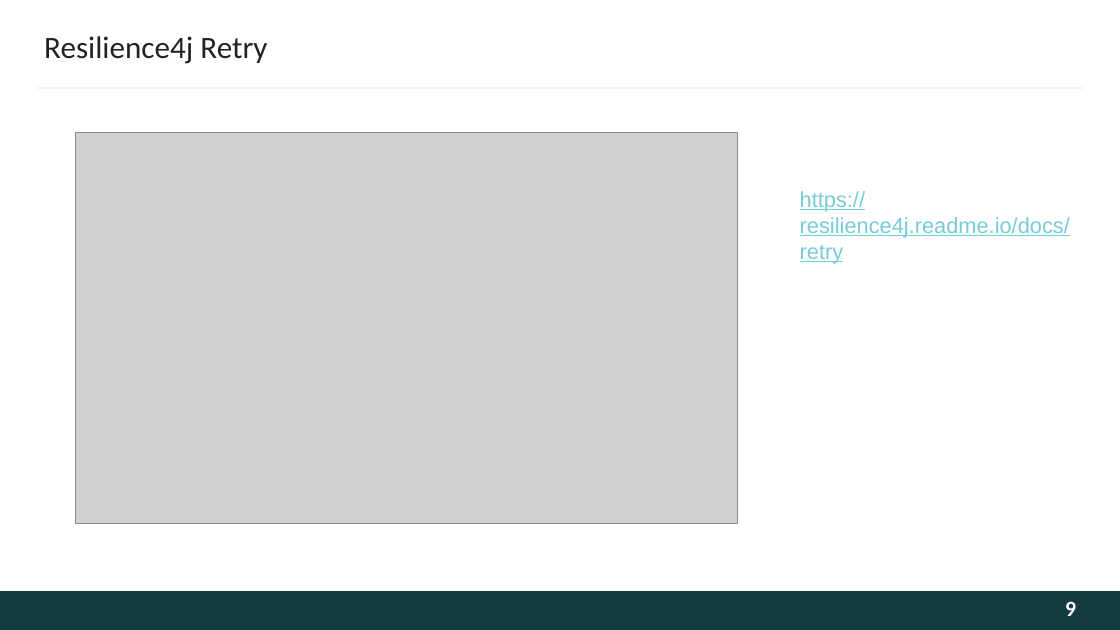
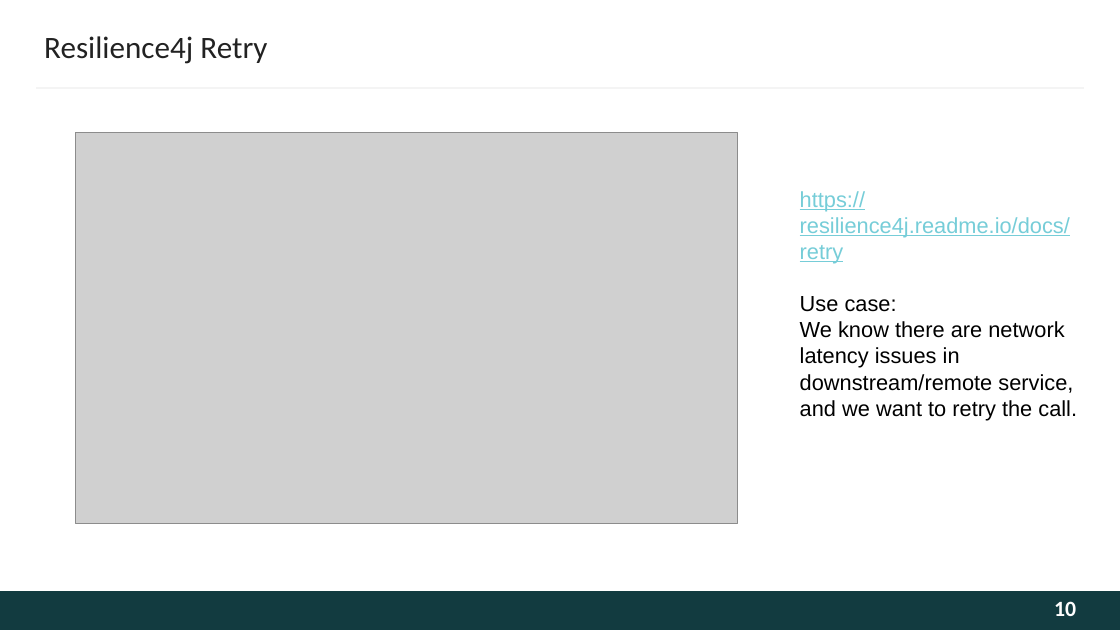
Before and after one commit to rupeshpatil761/jpop-ecommerce-system, a slide deck: slide 10 of PPT/JPOPBatch10--Circuit Breaker & Flyway Patterns.pptx (slide 9 before the commit). Drawn at 1120x630 pixels with LibreOffice and Linux fonts; fonts in the diff are those of the drawing; grey boxes stand for pictures; background and template pictures are left out. Boxes give left, top, right and bottom in pixels: in the first picture for what was removed or moved away, otherwise in the second. Text is boxed around its words. In the diff, an @@ line names an element or a change of style, - is before the commit and + after.

```diff
--- a/PPT/JPOPBatch10--Circuit Breaker & Flyway Patterns.pptx
+++ b/PPT/JPOPBatch10--Circuit Breaker & Flyway Patterns.pptx
@@ text at <box>800,296,1077,421</box>: paragraphs added @@
+Use case:
+We know there are network latency issues in downstream/remote service, and we want to retry the call.
@@ page number at <box>1054,601,1076,616</box>: text changed @@
-9
+10
```
Also in this commit, not shown: 5 other slides changed, 1 slide added, 7 other files.
